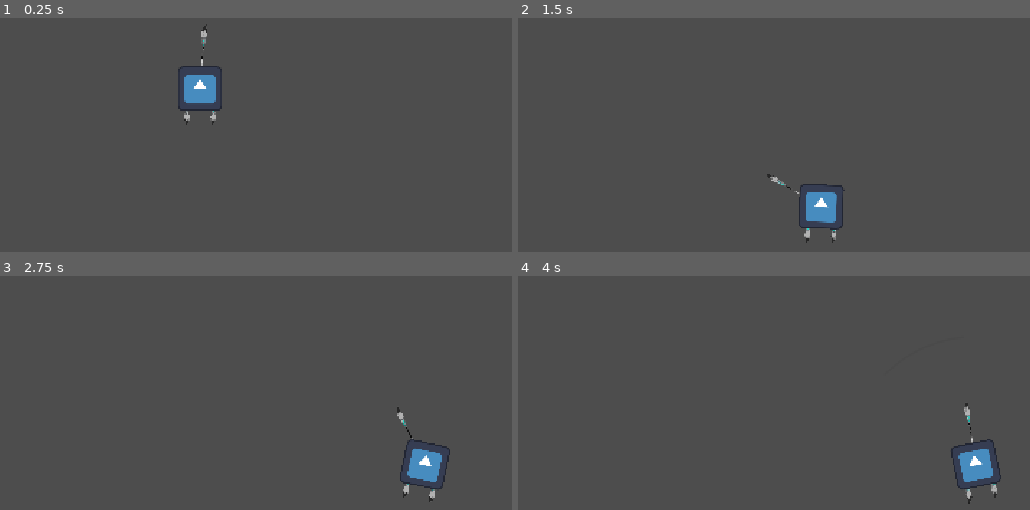
Above: before the commit, frames 1-4 (two rows, left to right).
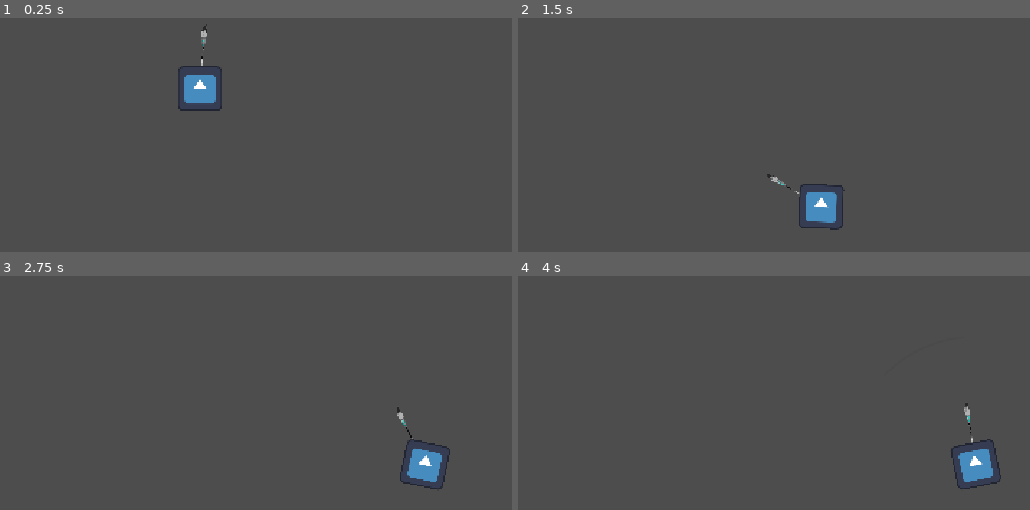
Above: after the commit, the same moments.

Repository: VSathvikReddy/Let-s-figure-it-out
Game: Godot game, scene res://player/player.tscn
The game is run twice, just before and just after one commit, with the same random seed, the same clock (stepped at 60 frames per second) and the same inputs. The engine's default icon, where the game draws it, is replaced by a stand-in: a white triangle on a blue panel in a dark square.
Inputs (mouse positions are in pixels of both pictures, inside the frame that each line leads up to):
- Up to frame 1 (0.25 s): no input
- Up to frame 2 (1.5 s): move the mouse to (891, 48) at 0.52 s; hold Right (ui_right) 0.53-1.25 s; tap Space (attack) at 0.6 s; click (891, 48) at 0.67 s; drag from (558, 92) to (789, 212) at 1.27 s
- Up to frame 3 (2.75 s): move the mouse to (outside the picture) at 2.02 s; hold Right (ui_right) from 2.03 s (still down); tap Space (attack) at 2.1 s
- Up to frame 4 (4 s): release Right (ui_right) at 2.75 s; drag from (676, 418) to (outside the picture) at 2.77 s; tap Enter at 3.5 s; move the mouse to (958, 395) at 3.52 s; hold Left (ui_left) from 3.53 s (still down); tap Space (attack) at 3.6 s

The runs differ from the first frame. In frame 1, less than 0.1% of the frame differs, in the area x 35-43%, y 39-46%; in frame 2, less than 0.1%; in frame 3, 0.1%, in the area x 78-85%, y 88-97%; in frame 4, less than 0.1%.

Commit message:
Particles Added
FIRE GO BRRR

Diff:
--- a/player/player.gd
+++ b/player/player.gd
@@ -18,8 +18,10 @@
 
 ## --- Node References ---
 @onready var sprite: Sprite2D = $Sprite2D
-@onready var left_jetpack: Sprite2D = $leftthrust
-@onready var right_jetpack: Sprite2D = $rightthrust
+@onready var left_jetpack: Sprite2D = $Sprite2D/leftthrust
+@onready var right_jetpack: Sprite2D = $Sprite2D/rightthrust
+@onready var left_particle: GPUParticles2D = $Sprite2D/leftparti
+@onready var right_particle: GPUParticles2D = $Sprite2D/rightparti
 
 func _ready() -> void:
 	_set_jetpacks_visible(false)
@@ -52,6 +54,9 @@
 	# 5. Visual Updates
 	_update_sprite_tilt(input_vector.x, delta)
 	_set_jetpacks_visible(is_thrusting_up)
+	if is_thrusting_up == false:
+		left_particle.emitting = false
+		right_particle.emitting = false
 
 	# 6. Execute Physics Movement
 	move_and_slide()
@@ -68,5 +73,7 @@
 func _set_jetpacks_visible(active: bool) -> void:
 	if left_jetpack:
 		left_jetpack.visible = active
+		left_particle.emitting = true
 	if right_jetpack:
 		right_jetpack.visible = active
+		right_particle.emitting = true
--- a/player/player.tscn
+++ b/player/player.tscn
@@ -4,9 +4,36 @@
 [ext_resource type="Texture2D" uid="uid://tsrxcetb0hbp" path="res://icon.svg" id="2_g1dw6"]
 [ext_resource type="PackedScene" uid="uid://b2tif5lnrgau6" path="res://player/brush_attack.tscn" id="2_yw30f"]
 [ext_resource type="Texture2D" uid="uid://wls4mv8mn85k" path="res://player/brush.png" id="3_yw30f"]
+[ext_resource type="Texture2D" uid="uid://djasoe4wbtnu2" path="res://whiteparticle.png" id="5_qjkh3"]
 
 [sub_resource type="RectangleShape2D" id="RectangleShape2D_4uyoc"]
 size = Vector2(64, 64)
+
+[sub_resource type="Gradient" id="Gradient_qjkh3"]
+offsets = PackedFloat32Array(0, 0.2, 0.6, 0.8, 1)
+colors = PackedColorArray(1, 0.9098039, 0, 1, 1, 0.68235296, 0, 1, 0.6, 0, 0, 1, 0.12005126, 0.12005126, 0.12005126, 1, 0, 0, 0, 1)
+
+[sub_resource type="GradientTexture1D" id="GradientTexture1D_rgyib"]
+gradient = SubResource("Gradient_qjkh3")
+
+[sub_resource type="Curve" id="Curve_g6k8r"]
+_data = [Vector2(0, 1), 0.0, 0.0, 0, 0, Vector2(0.8101852, 0.6875), 0.0, 0.0, 0, 0, Vector2(1, 0), 0.0, 0.0, 0, 0]
+point_count = 3
+
+[sub_resource type="CurveTexture" id="CurveTexture_g6k8r"]
+curve = SubResource("Curve_g6k8r")
+
+[sub_resource type="ParticleProcessMaterial" id="ParticleProcessMaterial_qjkh3"]
+particle_flag_disable_z = true
+direction = Vector3(0, 1, 0)
+spread = 15.565
+initial_velocity_min = 200.0
+initial_velocity_max = 350.0
+gravity = Vector3(0, 98, 0)
+linear_accel_min = -100.0
+linear_accel_max = -100.0
+scale_curve = SubResource("CurveTexture_g6k8r")
+color_ramp = SubResource("GradientTexture1D_rgyib")
 
 [node name="Player" type="CharacterBody2D" unique_id=1428108754 groups=["player"]]
 script = ExtResource("1_rkbax")
@@ -35,6 +62,22 @@
 scale = Vector2(0.306, 0.244)
 texture = ExtResource("3_yw30f")
 
+[node name="leftparti" type="GPUParticles2D" parent="Sprite2D" unique_id=804561539]
+position = Vector2(-38, 66)
+emitting = false
+amount = 70
+texture = ExtResource("5_qjkh3")
+lifetime = 0.4
+process_material = SubResource("ParticleProcessMaterial_qjkh3")
+
+[node name="rightparti" type="GPUParticles2D" parent="Sprite2D" unique_id=1492617498]
+position = Vector2(38, 64)
+emitting = false
+amount = 70
+texture = ExtResource("5_qjkh3")
+lifetime = 0.4
+process_material = SubResource("ParticleProcessMaterial_qjkh3")
+
 [node name="Camera2D" type="Camera2D" parent="." unique_id=1484589310]
 position_smoothing_enabled = true
 position_smoothing_speed = 10.0
Binary file added: whiteparticle.png
Not shown, added: whiteparticle.png.import
